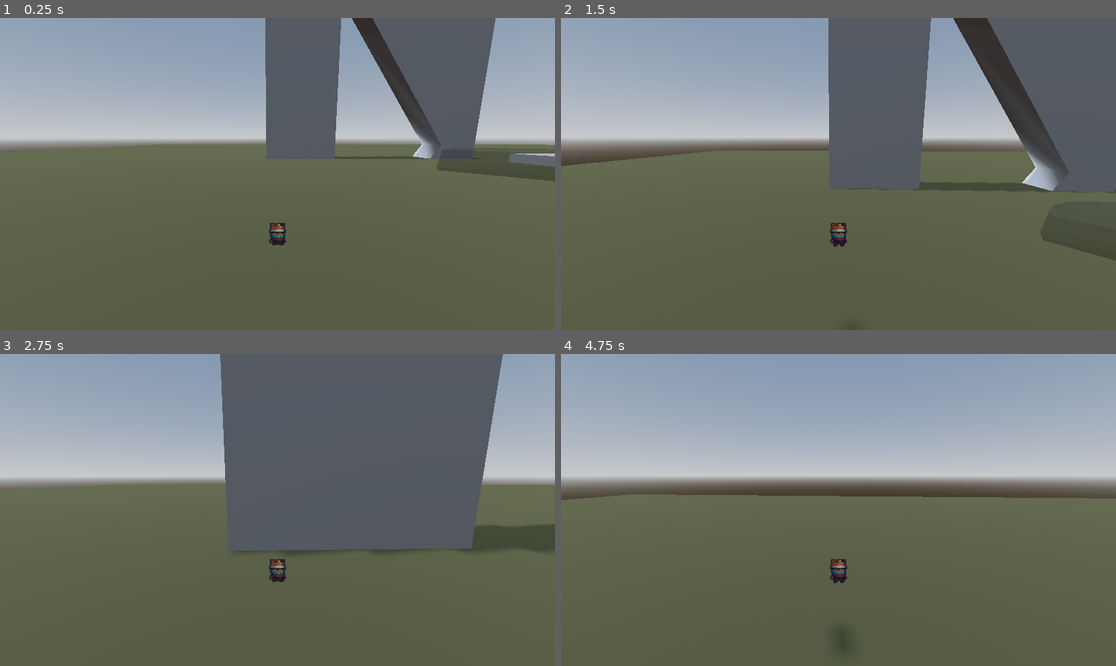
Above: before the commit, frames 1-4 (two rows, left to right).
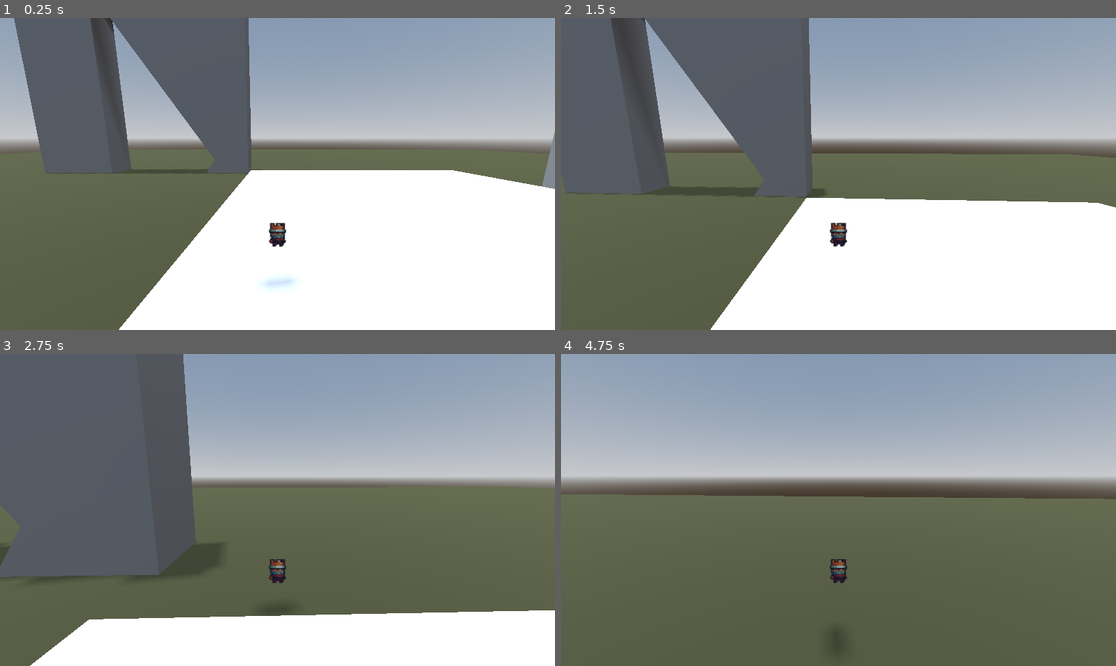
Above: after the commit, the same moments.

Repository: BetterBlood/Smoker_Guy
Game: Godot game, scene res://scenes/main.tscn
Same seed, same stepped clock (60 frames per second), same inputs: the game is played once before the commit and once after it.
Inputs (mouse positions are in pixels of both pictures, inside the frame that each line leads up to):
- Up to frame 1 (0.25 s): no input
- Up to frame 2 (1.5 s): move the mouse to (866, 174) at 0.52 s; hold W (move_forward) from 0.53 s (still down); tap Space (jump) at 0.77 s; move the mouse to (810, 174) at 1.27 s
- Up to frame 3 (2.75 s): keep holding W (move_forward); tap Space (jump) at 1.52 s; move the mouse to (288, 503) at 2.02 s
- Up to frame 4 (4.75 s): keep holding W (move_forward); move the mouse to (832, 516) at 2.77 s; tap Space (jump) at 3.02, 3.77, 4.52 s; move the mouse to (877, 513) at 3.52 s; move the mouse to (794, 506) at 4.27 s

The runs differ from the first frame. In frame 1, 63% of the frame differs, in the area x 2-100%, y 0-100%; in frame 2, 63%; in frame 3, 53%; in frame 4, 0.3%.

Commit message:
Enemies can now patrol between any number of points

Diff:
--- a/scenes/main.tscn
+++ b/scenes/main.tscn
@@ -70,10 +70,33 @@
 size = Vector3(14.4, 0.7, 23.4)
 
 [node name="Player" parent="." instance=ExtResource("1_sa3da")]
-transform = Transform3D(1, 0, 0, 0, 1, 0, 0, 0, 1, -18.1, 0.68, 0)
+transform = Transform3D(1, 0, 0, 0, 1, 0, 0, 0, 1, 0.200001, 2.08, 0)
 
 [node name="Enemy" parent="." node_paths=PackedStringArray("player") instance=ExtResource("2_jc17c")]
 transform = Transform3D(0.703438, 0, 0, 0, 0.660562, 0, 0, 0, 0.742559, -10.6219, 1.18901, 0)
-point_a = Vector3(-10.622, 1.189, 10)
-point_b = Vector3(-10.622, 1.189, -10)
+speed = 5.0
 player = NodePath("../Player")
+
+[node name="PatrolPoints" type="Node" parent="Enemy"]
+
+[node name="A" type="Node3D" parent="Enemy/PatrolPoints"]
+transform = Transform3D(0.703438, 0, 0, 0, 0.660562, 0, 0, 0, 0.742559, -10.9033, 1.18901, 12.6235)
+
+[node name="B" type="Node3D" parent="Enemy/PatrolPoints"]
+transform = Transform3D(0.703438, 0, 0, 0, 0.660562, 0, 0, 0, 0.742559, -11.3253, 1.18901, -11.1384)
+
+[node name="Enemy2" parent="." node_paths=PackedStringArray("player") instance=ExtResource("2_jc17c")]
+transform = Transform3D(0.703438, 0, 0, 0, 0.660562, 0, 0, 0, 0.742559, -22.1583, 1.18901, 14.3314)
+speed = 5.0
+player = NodePath("../Player")
+
+[node name="PatrolPoints" type="Node" parent="Enemy2"]
+
+[node name="A" type="Node3D" parent="Enemy2/PatrolPoints"]
+transform = Transform3D(0.703438, 0, 0, 0, 0.660562, 0, 0, 0, 0.742559, -19.2038, 1.18901, 21.9797)
+
+[node name="B" type="Node3D" parent="Enemy2/PatrolPoints"]
+transform = Transform3D(0.703438, 0, 0, 0, 0.660562, 0, 0, 0, 0.742559, -24.3389, 1.18901, -8.39092)
+
+[node name="B2" type="Node3D" parent="Enemy2/PatrolPoints"]
+transform = Transform3D(0.703438, 0, 0, 0, 0.660562, 0, 0, 0, 0.742559, -37.4932, 1.18901, 5.64345)
--- a/scripts/Enemy.gd
+++ b/scripts/Enemy.gd
@@ -1,26 +1,41 @@
 class_name Enemy extends CharacterBody3D
-@export var point_a: Vector3
-@export var point_b: Vector3
-@export var speed: float = 2.0
+#@export var point_a: Vector3
+#@export var point_b: Vector3
+@export var speed := 2.0
 @export var player: RigidBody3D
-var alerted: bool = false
+var alerted := false
 var target: Vector3
+@onready var patrol_points := $PatrolPoints.get_children()
+#@onready var point_a := Vector3($PatrolPoints/A.position.x, position.y, $PatrolPoints/A.position.z)
+#@onready var point_b := Vector3($PatrolPoints/B.position.x, position.y, $PatrolPoints/B.position.z)
+var current_patrol_index := 0
+
 
 func _ready():
-	# Start by moving toward point B
-	target = point_b
+	if patrol_points.size() > 0:
+		# Initialize target to the first patrol point, maintaining the enemy's current y position
+		target = get_patrol_point_position(current_patrol_index)
+	else:
+		push_error("No patrol points found in $PatrolPoints")
+
+func get_patrol_point_position(index: int) -> Vector3:
+	var patrol_point = patrol_points[index]
+	return Vector3(patrol_point.position.x, position.y, patrol_point.position.z)
+
+func update_patrol_target():
+	current_patrol_index = (current_patrol_index + 1) % patrol_points.size()
+	target = get_patrol_point_position(current_patrol_index)
 
 func _physics_process(delta):
 	# Calculate the direction vector from the enemy to the target
 	var direction = (target - position).normalized()
 	position += direction * speed * delta
 	if (!alerted):
+		look_at(target, Vector3.UP)
 		alerted = can_see_player()
 		# Check if we've reached (or are close enough to) the target
 		if position.distance_to(target) < 1.0:
-			# Switch target between point A and point B
-			target = point_a if target == point_b else point_b
-			look_at(target, Vector3.UP)
+			update_patrol_target()
 	else:
 		target = Vector3(player.position.x, position.y, player.position.z)
 		look_at(target, Vector3.UP)
